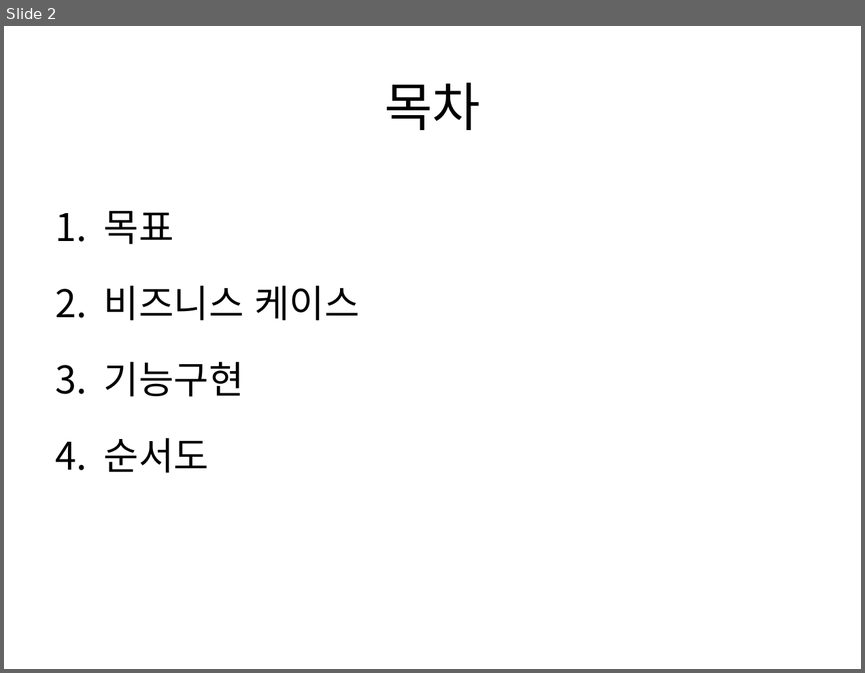
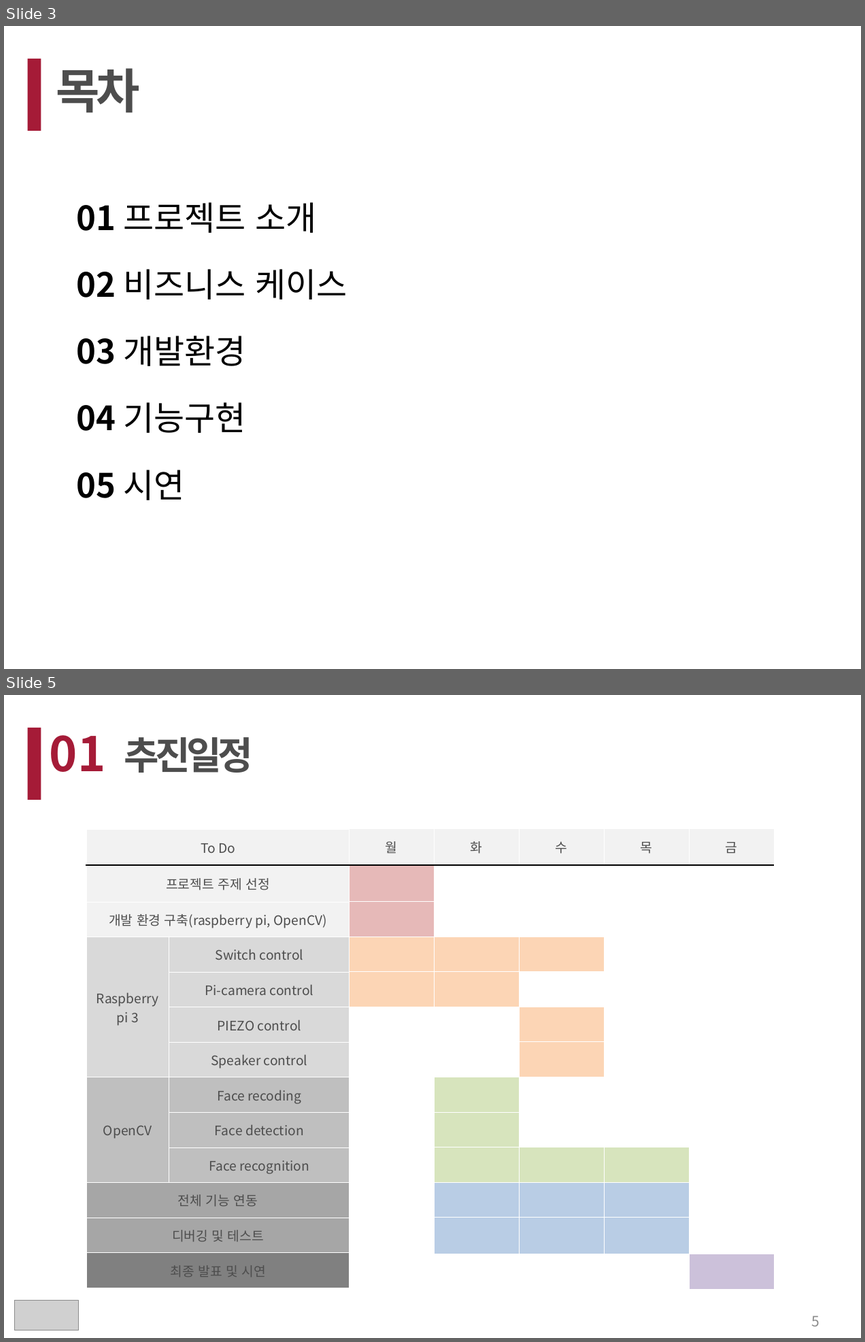
Before and after one commit to choitom/LG_SW_SMART_DOOR, a slide deck: smart_door.pptx. Shown one above the other, each under a label of ours: slide 2 before the commit, slides 3 and 5 after it; the slides between them are not shown. The pictures are 865x673 and 865x1342 pixels, drawn with LibreOffice and Linux fonts; fonts in the diff are those of the drawing; grey boxes stand for pictures. Boxes give left, top, right and bottom in pixels: in the first picture for what was removed or moved away, otherwise in the second. Text is boxed around its words. In the diff, an @@ line names an element or a change of style, - is before the commit and + after.

```diff
--- a/smart_door.pptx
+++ b/smart_door.pptx
@@ slide 5 added at bbox=[4, 695, 861, 1338], background #FFFFFF @@
@@ rectangle added at bbox=[28, 728, 41, 800], fill #A51B37 @@
@@ text added at bbox=[50, 735, 106, 772], 40 pt, text #A51B37, bold @@
+01
@@ text added at bbox=[124, 737, 253, 773], 32 pt, text #4D4D4D, bold @@
+추진일정
@@ table added at bbox=[86, 829, 350, 1287], 13 rows, 2 columns @@
+To Do | 
+프로젝트 주제 선정 | 
+개발 환경 구축(raspberry pi, OpenCV) | 
+Raspberry pi 3 | Switch control
+ | Pi-camera control
+ | PIEZO control
+ | Speaker control
+OpenCV | Face recoding
+ | Face detection
+ | Face recognition
+전체 기능 연동 | 
+디버깅 및 테스트 | 
+최종 발표 및 시연 | 
@@ table added at bbox=[349, 829, 772, 1289], 13 rows, 5 columns @@
+월 | 화 | 수 | 목 | 금
+ |  |  |  | 
+ |  |  |  | 
+ |  |  |  | 
+ |  |  |  | 
+ |  |  |  | 
+ |  |  |  | 
+ |  |  |  | 
+ |  |  |  | 
+ |  |  |  | 
+ |  |  |  | 
+ |  |  |  | 
+ |  |  |  | 
@@ line added from (86, 866) to (774, 866), #000000 1 pt @@
@@ picture added at bbox=[14, 1300, 79, 1330] @@
@@ page number added at bbox=[812, 1315, 820, 1326], 12 pt, text #8C8C8C @@
+5
@@ what was slide 2 is now slide 3 @@
@@ slide 3 changed as well @@
@@ rectangle added at bbox=[28, 59, 41, 131], fill #A51B37 @@
@@ text "목차": place and size @@
-text "목차" at bbox=[384, 82, 481, 130]
+text "목차" at bbox=[56, 68, 140, 113]
@@ text "목차" at bbox=[56, 68, 140, 113]: size 44 to 40 pt, text colour #000000 to #4D4D4D, letter spacing 0 to -3 pt, bold on; alignment centre to justified; vertical alignment middle to top @@
@@ text at bbox=[77, 202, 347, 500]: text changed; size 32 to 28 pt @@
-1. 목표
-2. 비즈니스 케이스
-3. 기능구현
-4. 순서도
+01 프로젝트 소개
+02 비즈니스 케이스
+03 개발환경
+04 기능구현
+05 시연
```
Also in this commit, not shown: 3 other slides changed, 14 other slides added, 4 slides removed.
